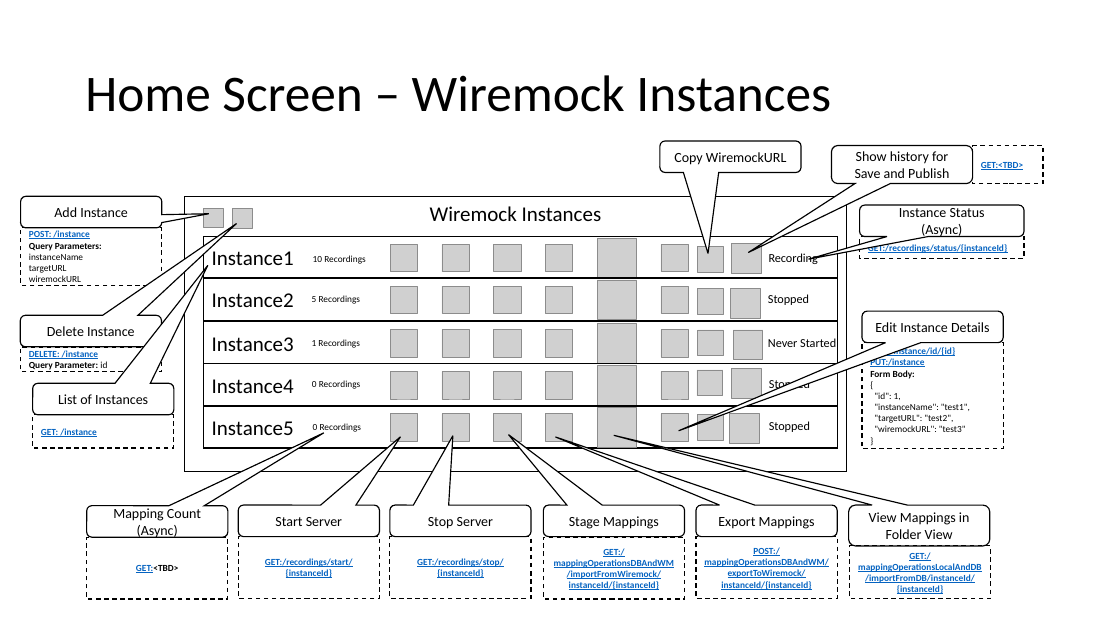
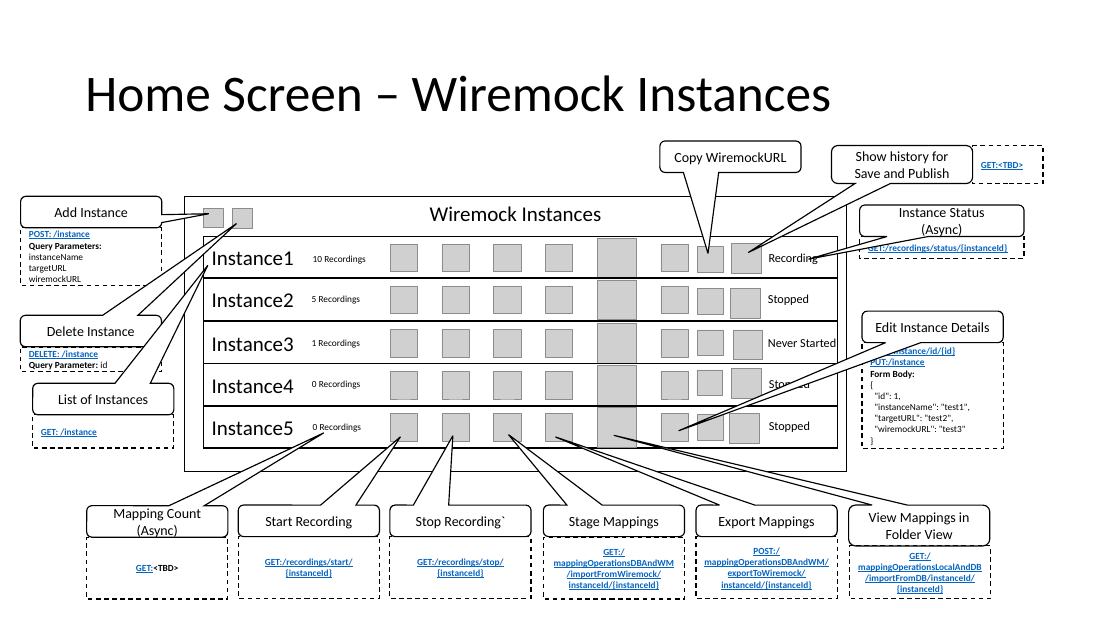
Before and after one commit to synechron-innovation/wiremock-backup, a slide deck: slide 3 of WiremockWireframes.pptx. Drawn at 1120x630 pixels with LibreOffice and Linux fonts; fonts in the diff are those of the drawing; grey boxes stand for pictures. Boxes give left, top, right and bottom in pixels: in the first picture for what was removed or moved away, otherwise in the second. Text is boxed around its words. In the diff, an @@ line names an element or a change of style, - is before the commit and + after.

```diff
--- a/WiremockWireframes.pptx
+++ b/WiremockWireframes.pptx
@@ text in rounded speech box at [265,516,353,529]: text changed @@
-Start Server
+Start Recording
@@ text in rounded speech box at [416,516,505,529]: text changed @@
-Stop Server
+Stop Recording`
```
Also in this commit, not shown: 1 other slide changed, 1 other file.
